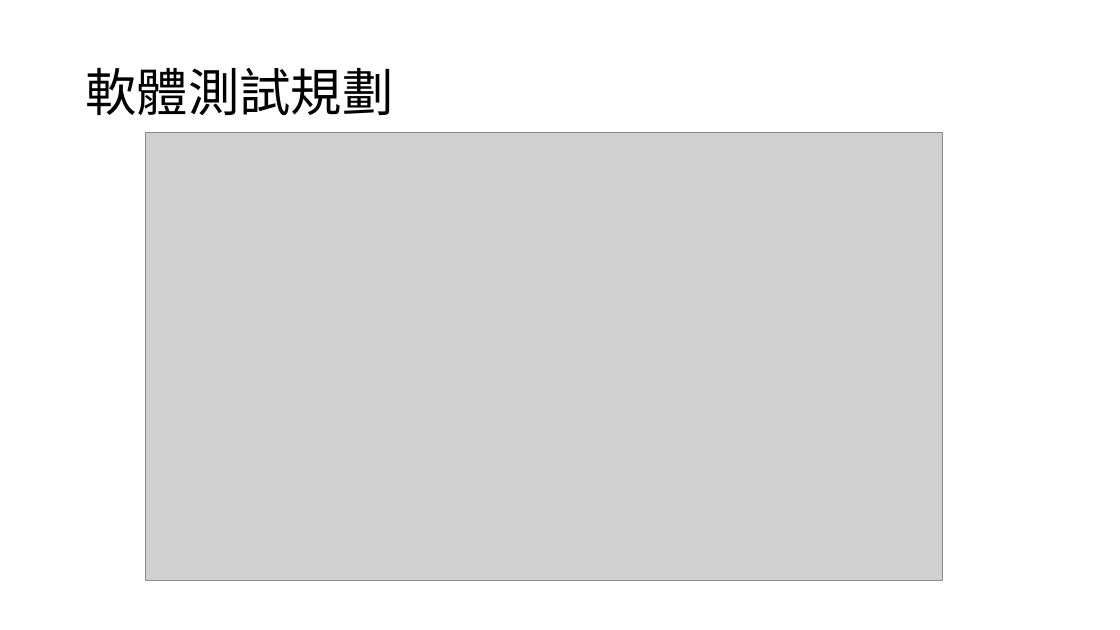
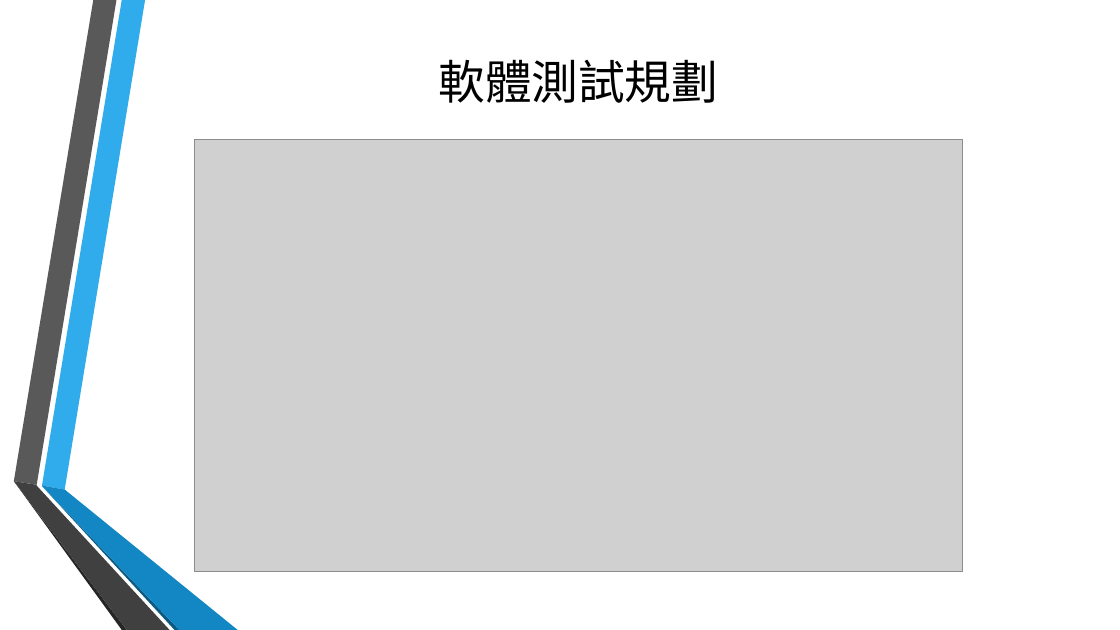
Before and after one commit to TeamTOS/courseSelecting, a slide deck: slide 8 of 期末結案.pptx (slide 6 before the commit). Drawn at 1120x630 pixels with LibreOffice and Linux fonts; fonts in the diff are those of the drawing; grey boxes stand for pictures; background and template pictures are left out. Boxes give left, top, right and bottom in pixels: in the first picture for what was removed or moved away, otherwise in the second. Text is boxed around its words. In the diff, an @@ line names an element or a change of style, - is before the commit and + after.

```diff
--- a/期末結案.pptx
+++ b/期末結案.pptx
@@ title "軟體測試規劃": place and size @@
-title "軟體測試規劃" at box(85, 67, 393, 115)
+title "軟體測試規劃" at box(438, 59, 718, 103)
@@ title "軟體測試規劃" at box(438, 59, 718, 103): size 44 to 40 pt, font Noto Sans CJK SC to Calibri; alignment left to centre; line spacing 0.9 to 1 @@
@@ picture: place and size @@
-picture at box(145, 132, 943, 581)
+picture at box(195, 139, 963, 571)
@@ group added at box(13, 0, 238, 630): 6 freeform shapes @@
```
Also in this commit, not shown: 7 other slides changed, 4 slides added.
